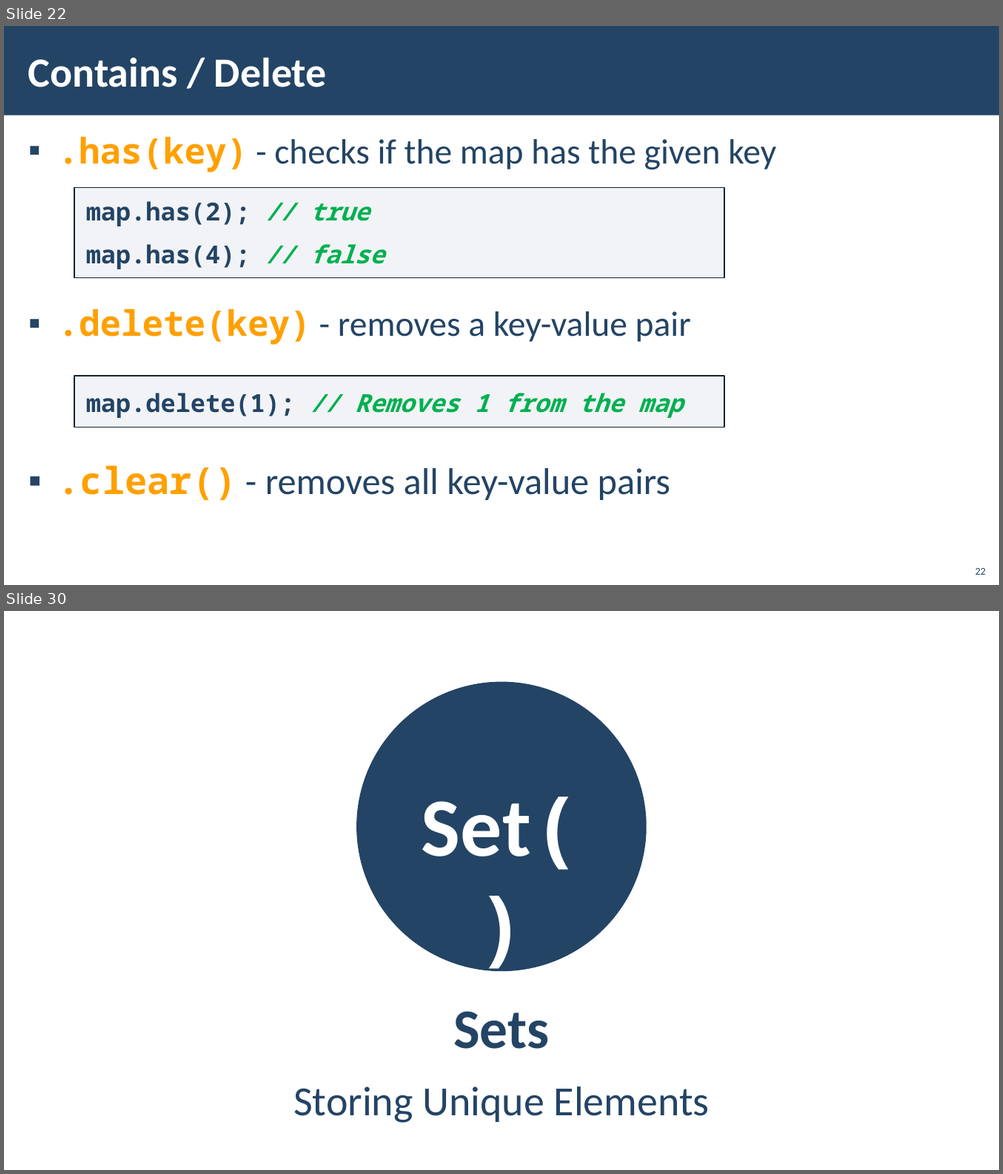
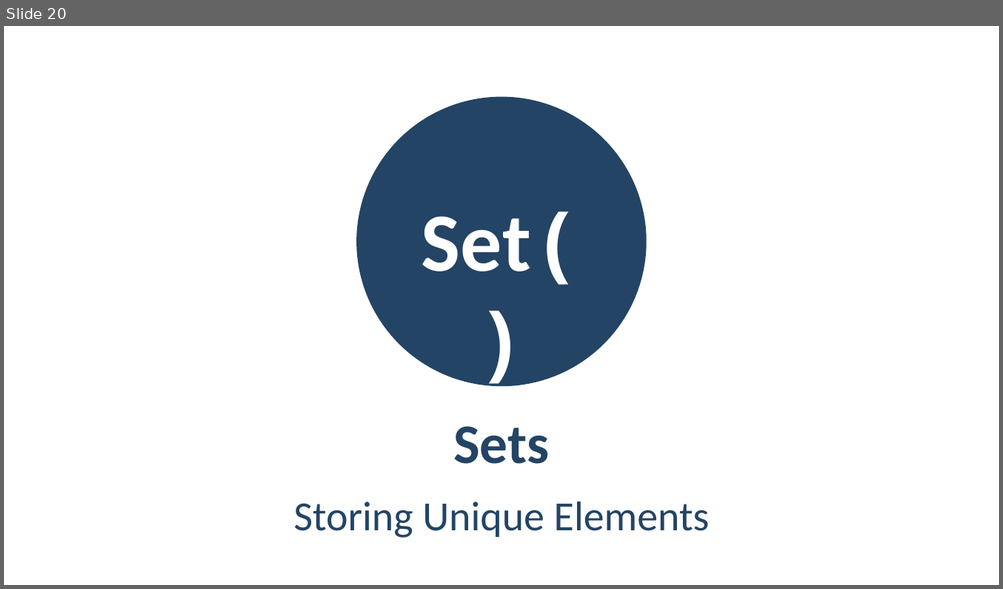
Before and after one commit to vvvenkov/softuni, a slide deck: 02programmingFundamentals/07associateArrays/08. JS-Fundamentals-Associative-Arrays.pptx. Shown one above the other, each under a label of ours: slides 22 and 30 before the commit, slide 20 after it; the slides between them are not shown. The pictures are 1003x1174 and 1003x589 pixels, drawn with LibreOffice and Linux fonts; fonts in the diff are those of the drawing; background and template pictures are left out. Boxes give left, top, right and bottom in pixels: in the first picture for what was removed or moved away, otherwise in the second. Text is boxed around its words. In the diff, an @@ line names an element or a change of style, - is before the commit and + after.

```diff
--- a/02programmingFundamentals/07associateArrays/08. JS-Fundamentals-Associative-Arrays.pptx
+++ b/02programmingFundamentals/07associateArrays/08. JS-Fundamentals-Associative-Arrays.pptx
@@ slide 22 removed at bbox=[4, 26, 999, 585], background picture (left out) @@
@@ rectangle removed at bbox=[4, 26, 999, 116] @@
@@ title removed at bbox=[28, 57, 327, 87] @@
-Contains / Delete
@@ text removed at bbox=[58, 136, 776, 501] @@
-▪ .has(key) - checks if the map has the given key
-▪ .delete(key) - removes a key-value pair
-▪ .clear() - removes all key-value pairs
@@ rectangle removed at bbox=[74, 188, 724, 278] @@
-map.has(2); // true
-map.has(4); // false
@@ rectangle removed at bbox=[74, 376, 724, 427] @@
-map.delete(1); // Removes 1 from the map
@@ page number removed at bbox=[975, 568, 985, 575] @@
-22
@@ what was slide 30 is now slide 20 @@
```
Also in this commit, not shown: 2 slides changed, 1 slide added, 10 other slides removed, 17 other files.
